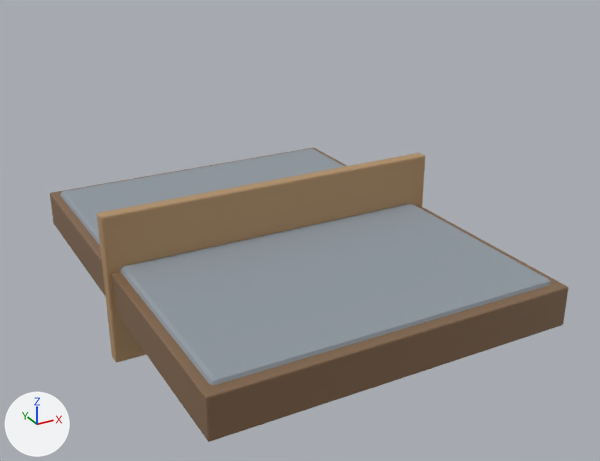
What one commit did to the glTF model public/models/authoring/furniture-bed-queen.glb.
Camera for both pictures: a 50 mm lens placed at (-1.62, -3.17, 1.66), pointed at (0.07, -0.1, 0.13). The lights are fixed; the arrows at lower left show +X, +Y and +Z. The older version comes first. Where no turn or scale is listed for an object, it has been applied to the vertices. Vertices at exactly the same position are counted once.

Names of what the first picture shows: 'Frame', 'Headboard', 'Mattress'.
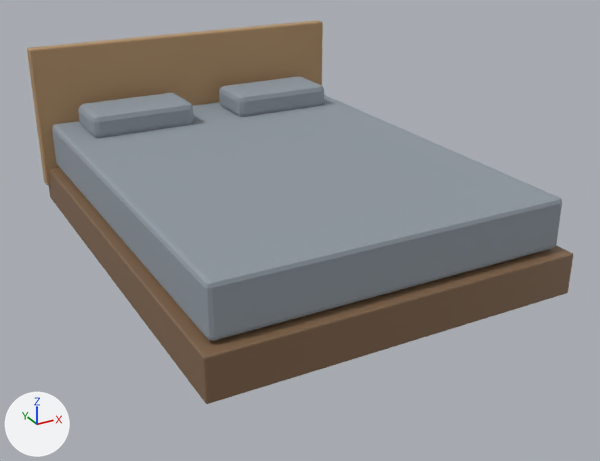
What differs and where, as boxes [x1, y1, x2, y2] in the pictures (600 x 461 px):
'Mattress', moved
    before: [60, 149, 551, 385]
    after: [52, 95, 562, 341]
'Frame', moved
    before: [50, 148, 568, 442]
    after: [49, 167, 573, 404]
'Headboard', moved
    before: [97, 153, 425, 362]
    after: [27, 20, 323, 185]
'Pillow_-0.38', moved (not visible before)
    after: [78, 93, 194, 138]
'Pillow_0.38', moved (not visible before)
    after: [219, 76, 324, 117]

The change, as a diff of the scene's bpy script:
```diff
--- a/public/models/authoring/furniture-bed-queen.glb.py
+++ b/public/models/authoring/furniture-bed-queen.glb.py
@@ me_frame_002 @@
 # used by ob_frame; location = (0.0, 0.0, 0.0)
-me_frame_002.from_pydata(...)  # 56 vertices, 108 faces; spans x -0.8..0.8, y -1.05..1.05, z -0.09..0.09
+me_frame_002.from_pydata(...)  # 56 vertices, 108 faces; spans x -0.8..0.8, y -1.05..1.05, z 0.06..0.24
+# me_frame_002 part 1: the whole mesh is moved by (0.0, 0.0, 0.15)
 me_frame_002.materials.append(mat_a_wooddark)
@@ me_headboard_002 @@
 # used by ob_headboard; location = (0.0, 0.0, 0.0)
-me_headboard_002.from_pydata(...)  # 56 vertices, 108 faces; spans x -0.82..0.82, y -0.03..0.03, z -0.35..0.35
+me_headboard_002.from_pydata(...)  # 56 vertices, 108 faces; spans x -0.82..0.82, y 0.99..1.05, z 0.15..0.85
+# me_headboard_002 part 2: the whole mesh is moved by (0.0, 1.02, 0.5)
 me_headboard_002.materials.append(mat_a_wood)
@@ me_mattress_002 @@
 # used by ob_mattress; location = (0.0, 0.0, 0.0)
-me_mattress_002.from_pydata(...)  # 56 vertices, 108 faces; spans x -0.76..0.76, y -1.0..1.0, z -0.11..0.11
+me_mattress_002.from_pydata(...)  # 56 vertices, 108 faces; spans x -0.76..0.76, y -1.0..1.0, z 0.25..0.47
+# me_mattress_002 part 3: the whole mesh is moved by (0.0, 0.0, 0.36)
 me_mattress_002.materials.append(mat_a_fabric)
@@ me_pillow_0_002 @@
 # used by ob_pillow_0_38; location = (0.0, 0.0, 0.0)
-me_pillow_0_002.from_pydata(...)  # 56 vertices, 108 faces; spans x -0.26..0.26, y -0.14..0.14, z -0.06..0.06
+me_pillow_0_002.from_pydata(...)  # 56 vertices, 108 faces; spans x 0.12..0.64, y 0.64..0.92, z 0.46..0.58
+# me_pillow_0_002 part 4: the whole mesh is moved by (0.38, 0.78, 0.52)
 me_pillow_0_002.materials.append(mat_a_fabric)
@@ me_pillow__0_002 @@
 # used by ob_pillow__0_38; location = (0.0, 0.0, 0.0)
-me_pillow__0_002.from_pydata(...)  # 56 vertices, 108 faces; spans x -0.26..0.26, y -0.14..0.14, z -0.06..0.06
+me_pillow__0_002.from_pydata(...)  # 56 vertices, 108 faces; spans x -0.64..-0.12, y 0.64..0.92, z 0.46..0.58
+# me_pillow__0_002 part 5: the whole mesh is moved by (-0.38, 0.78, 0.52)
 me_pillow__0_002.materials.append(mat_a_fabric)
```
